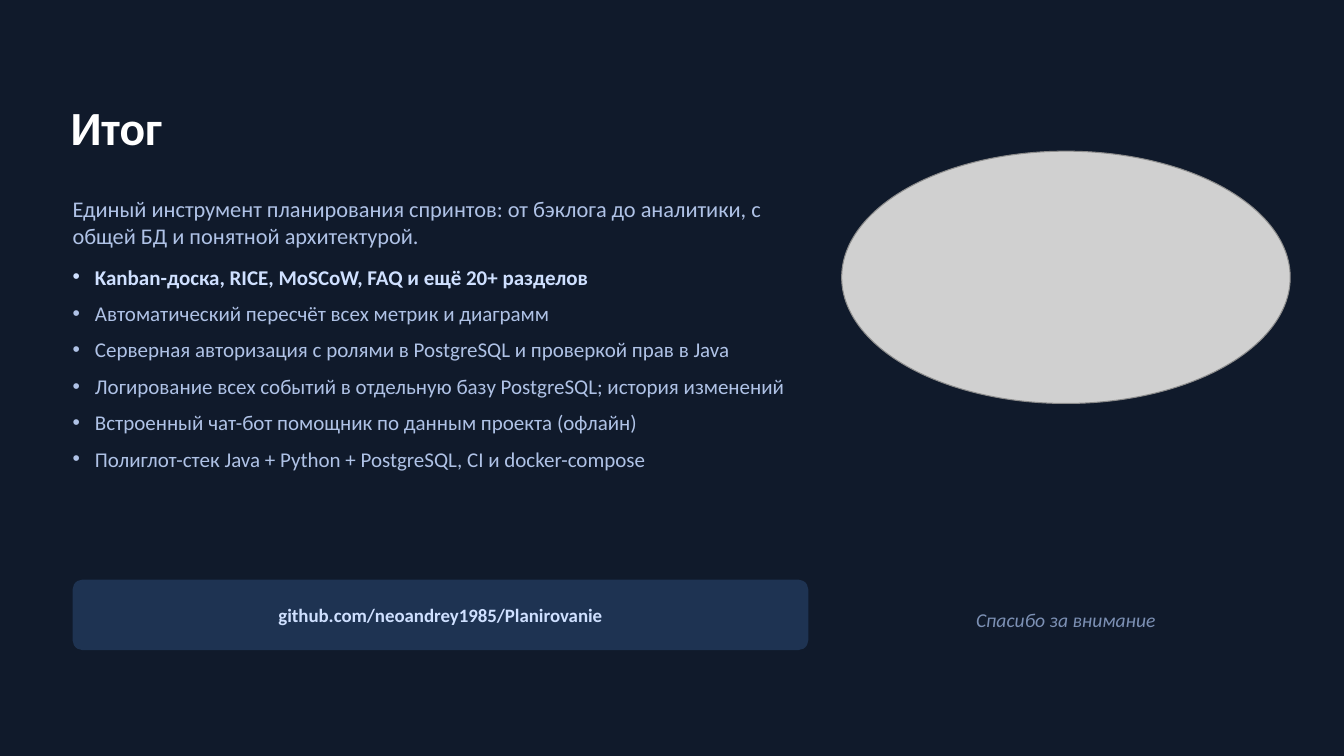
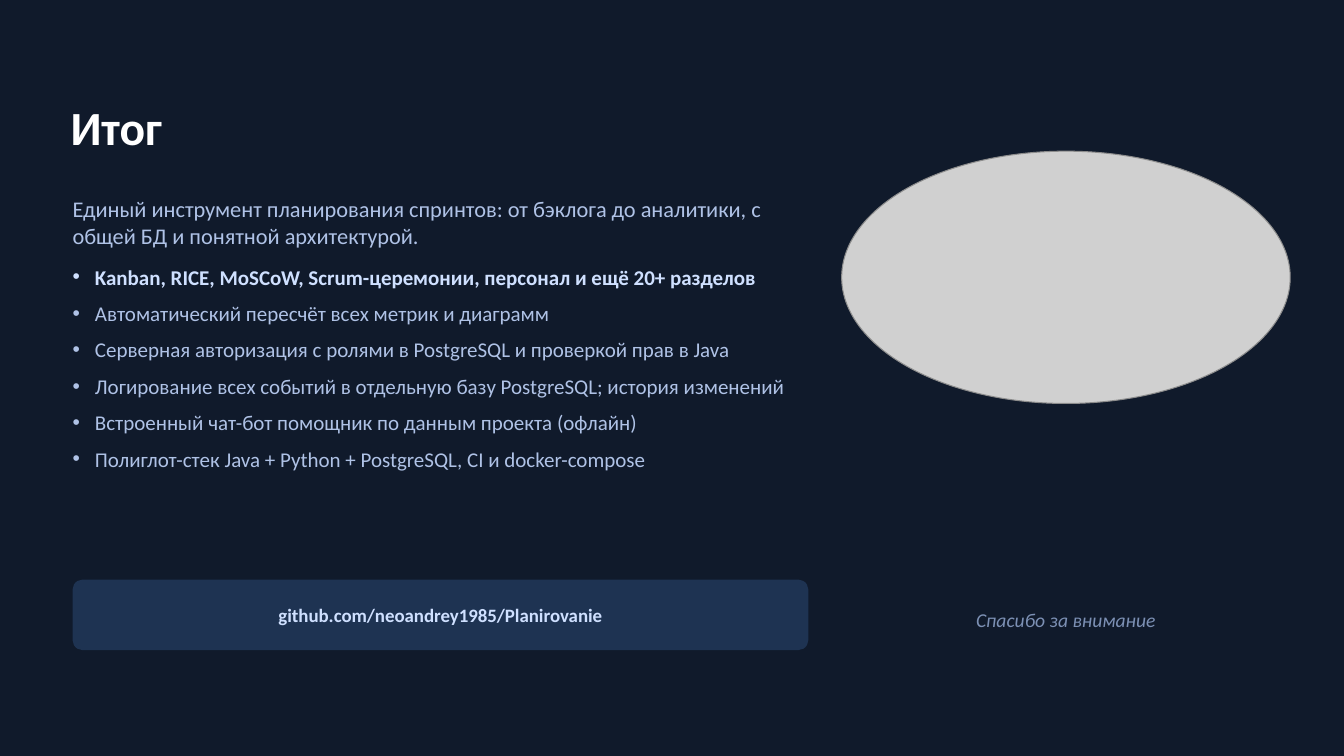
Before and after one commit to neoandrey1985/Planirovanie, a slide deck: slide 27 of Презентация_приложения.pptx (slide 24 before the commit). Drawn at 1344x756 pixels with LibreOffice and Linux fonts; fonts in the diff are those of the drawing; grey boxes stand for pictures. Boxes give left, top, right and bottom in pixels: in the first picture for what was removed or moved away, otherwise in the second. Text is boxed around its words. In the diff, an @@ line names an element or a change of style, - is before the commit and + after.

```diff
--- a/Презентация_приложения.pptx
+++ b/Презентация_приложения.pptx
@@ text at [95, 270, 755, 289]: text changed @@
-• Kanban-доска, RICE, MoSCoW, FAQ и ещё 20+ разделов
+• Kanban, RICE, MoSCoW, Scrum-церемонии, персонал и ещё 20+ разделов
```
Also in this commit, not shown: 1 other slide changed, 3 slides added, 17 other files.
